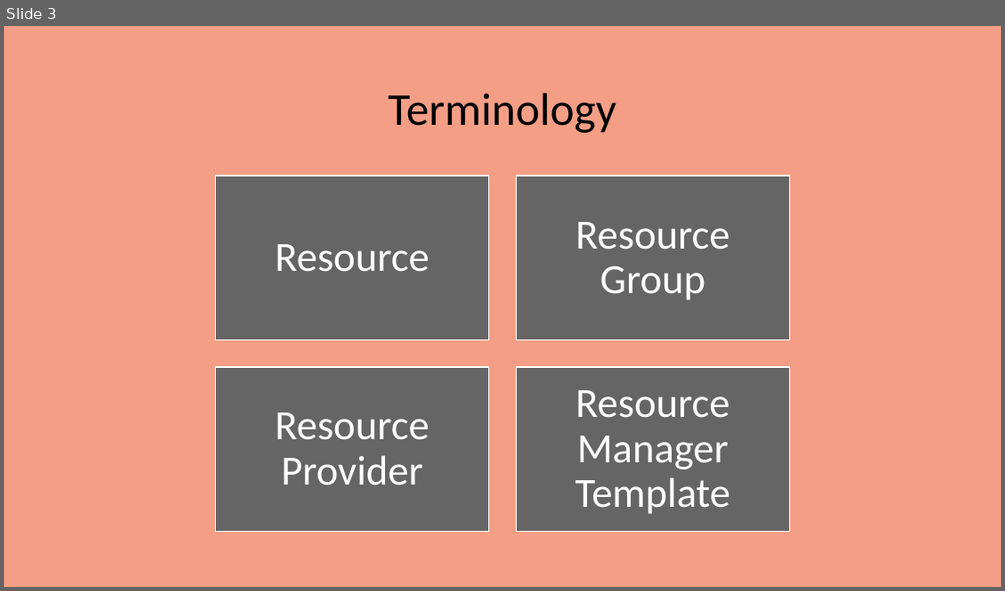
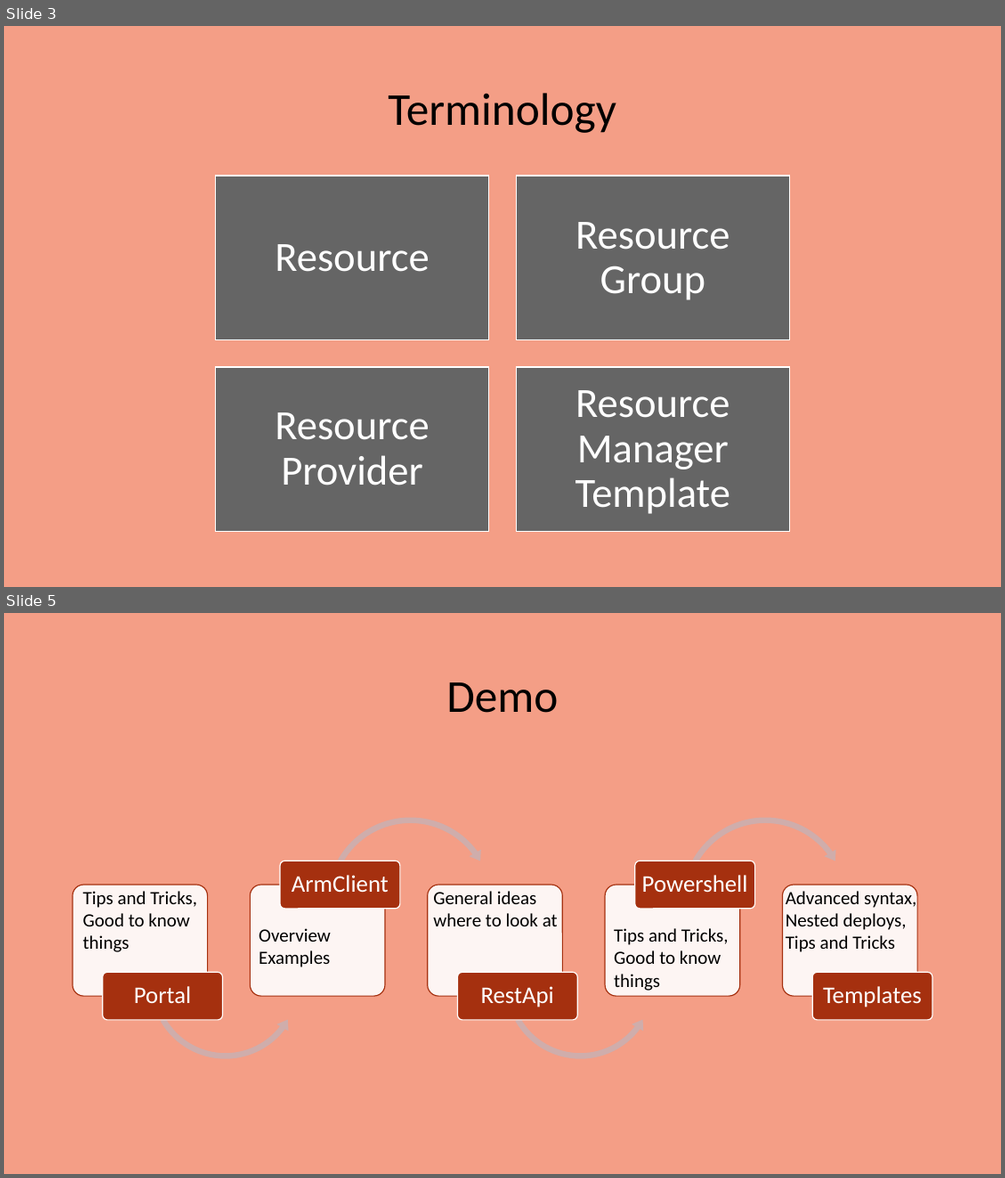
Before and after one commit to 4c74356b41/bbbb-is-the-word, a slide deck: _Working with Azure Resource Manager.pptx. Shown one above the other, each under a label of ours: slide 3 before the commit, slides 3 and 5 after it; the slides between them are not shown. The pictures are 1005x591 and 1005x1178 pixels, drawn with LibreOffice and Linux fonts; fonts in the diff are those of the drawing. Boxes give left, top, right and bottom in pixels: in the first picture for what was removed or moved away, otherwise in the second. Text is boxed around its words. In the diff, an @@ line names an element or a change of style, - is before the commit and + after.

```diff
--- a/_Working with Azure Resource Manager.pptx
+++ b/_Working with Azure Resource Manager.pptx
@@ slide 5 added at (4,613,1001,1174), background #F49E86 @@
@@ title added at (446,682,558,713), 44 pt, text #000000 @@
+Demo
@@ text added at (83,891,197,952), 18 pt, text #000000 @@
+Tips and Tricks,
+Good to know
+things
@@ text added at (433,891,558,926), 18 pt, text #000000 @@
+General ideas
+where to look at
@@ text added at (785,888,916,952), 18 pt, text #000000 @@
+Advanced syntax,
+Nested deploys,
+Tips and Tricks
@@ text added at (259,928,331,967), 18 pt, text #000000 @@
+Overview
+Examples
@@ text added at (614,928,728,990), 18 pt, text #000000 @@
+Tips and Tricks,
+Good to know
+things
@@ group added at (73,813,932,1062): 10 rounded rectangles, 5 texts, 2 left circular arrows, 2 circular arrows @@
+Portal
+ArmClient
+RestApi
+Powershell
+Templates
```
Also in this commit, not shown: 1 slide changed, 1 slide removed.
